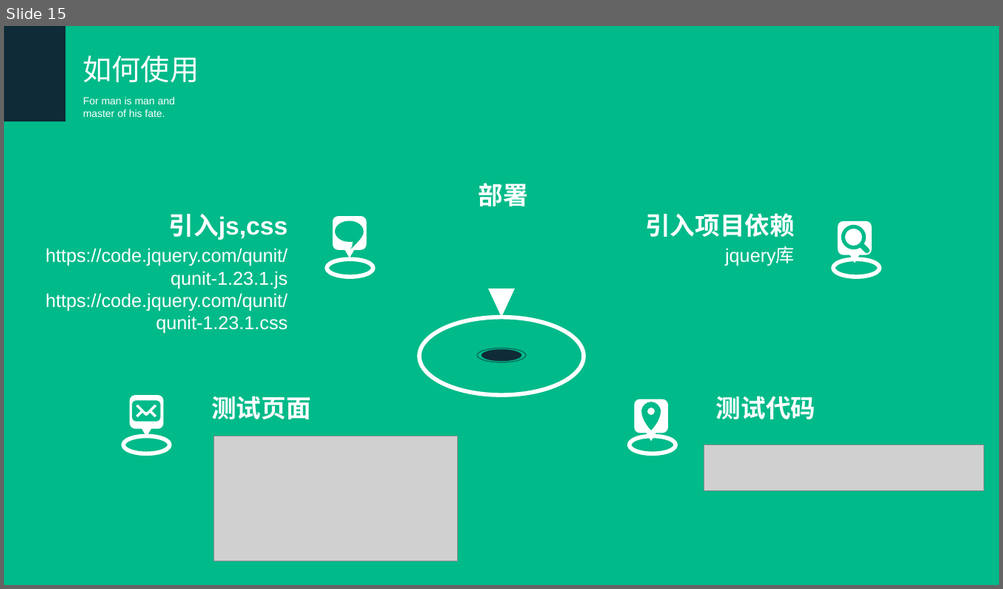
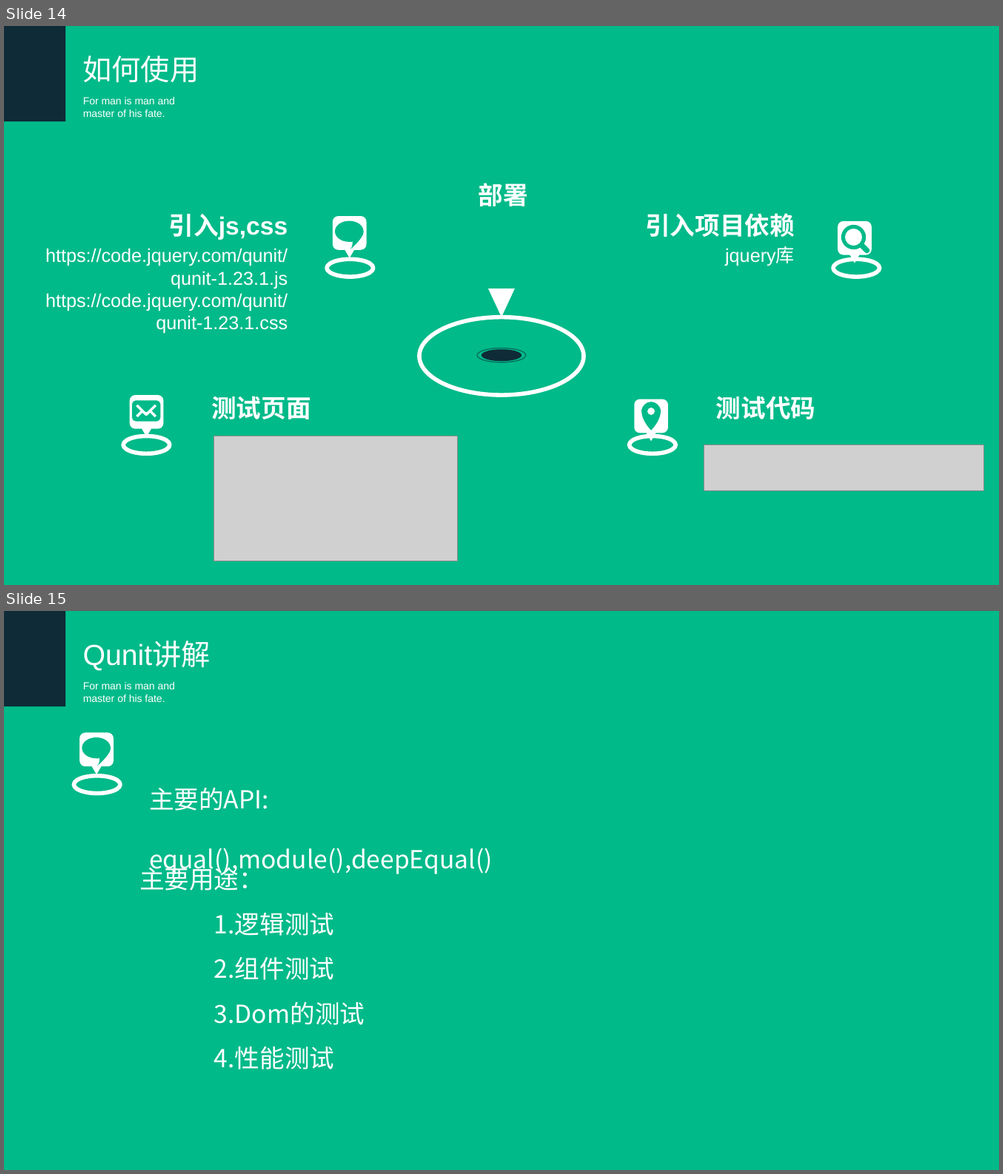
Before and after one commit to hanangjie/play, a slide deck: share/TDT/测试驱动开发.ppt. Shown one above the other, each under a label of ours: slide 15 before the commit, slides 14 and 15 after it. The pictures are 1003x589 and 1003x1174 pixels, drawn with LibreOffice and Linux fonts; fonts in the diff are those of the drawing; grey boxes stand for pictures. Boxes give left, top, right and bottom in pixels: in the first picture for what was removed or moved away, otherwise in the second. Text is boxed around its words. In the diff, an @@ line names an element or a change of style, - is before the commit and + after.

```diff
--- a/share/TDT/测试驱动开发.ppt
+++ b/share/TDT/测试驱动开发.ppt
@@ slide 15 added at [4, 611, 999, 1170], background #00BA89 @@
@@ rectangle added at [4, 611, 66, 706], fill #0F2B37 @@
@@ text added at [83, 642, 210, 671], 28 pt, text #FFFFFF @@
+Qunit讲解
@@ text added at [83, 682, 175, 702], 10 pt, text #FFFFFF @@
+For man is man and master of his fate.
@@ freeform shape added at [79, 732, 113, 775], fill #FFFFFF @@
@@ freeform shape added at [82, 738, 110, 766], fill #00BA89 @@
@@ ellipse added at [74, 776, 120, 794], outline #FFFFFF 4 pt @@
@@ text added at [149, 787, 492, 875], 24 pt, text #FFFFFF @@
+主要的API:
+equal(),module(),deepEqual()
@@ text added at [139, 863, 364, 1070], 24 pt, text #FFFFFF @@
+主要用途：
+1.逻辑测试
+2.组件测试
+3.Dom的测试
+4.性能测试
@@ what was slide 15 is now slide 14 @@
```
Also in this commit, not shown: 2 slides changed, 1 other slide added, 3 slides removed, 4 other files.
